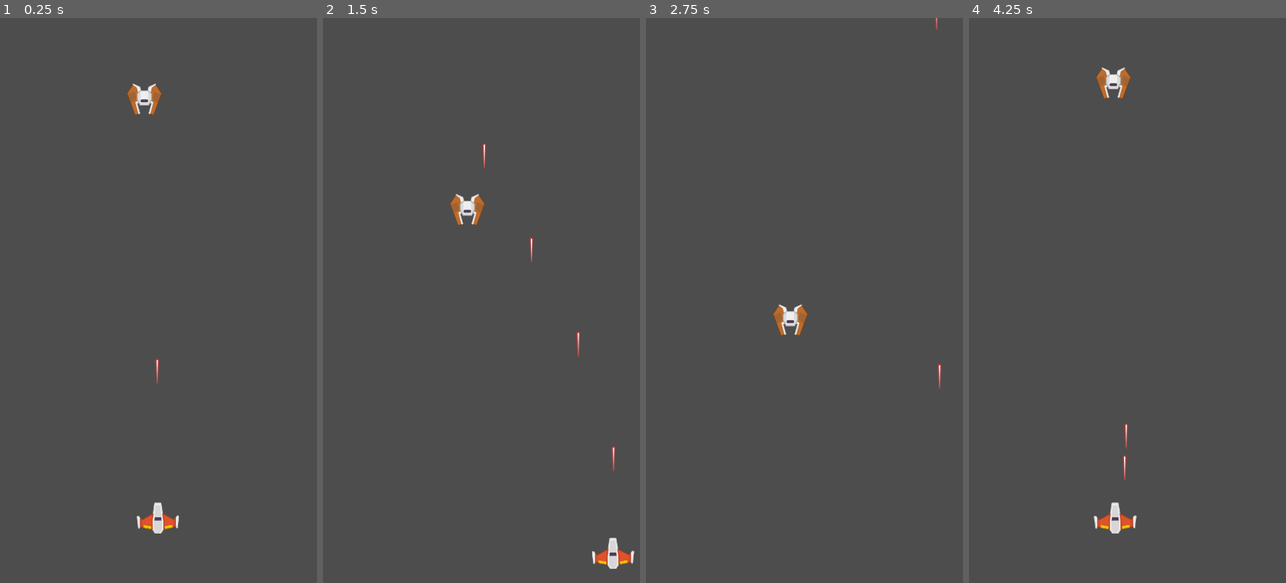
Above: before the commit, frames 1-4 (left to right).
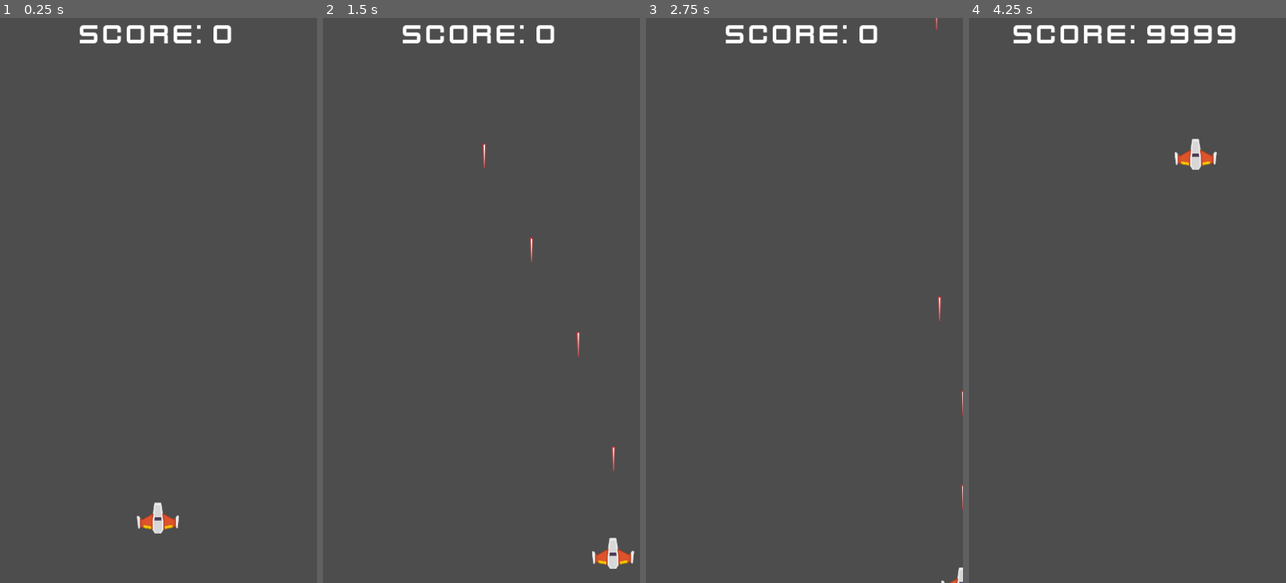
Above: after the commit, the same moments.

Repository: philip22203/Game-design-space-shooter
Game: Godot game, scene res://Scenes/game.tscn
Same seed, same stepped clock (60 frames per second), same inputs: the game is played once before the commit and once after it.
Inputs:
- Up to frame 1 (0.25 s): no input
- Up to frame 2 (1.5 s): hold D (move_right) 0.53-1.28 s; hold Space (shoot) 0.53-1.28 s; hold S (move_down) from 1.28 s (still down); tap Space (shoot) at 1.35 s
- Up to frame 3 (2.75 s): release S (move_down) at 2.03 s; hold D (move_right) from 2.03 s (still down); hold Space (shoot) from 2.03 s (still down)
- Up to frame 4 (4.25 s): release D (move_right) at 2.78 s; release Space (shoot) at 2.78 s; hold W (move_up) 2.78-3.53 s; tap Space (shoot) at 2.85 s; hold A (move_left) from 3.53 s (still down); hold Space (shoot) from 3.53 s (still down); tap R (reset) at 4.15 s

The runs differ from the first frame. In frame 1, 1.2% of the frame differs, in the area x 25-74%, y 1-65%; in frame 2, 1.2%; in frame 3, 1.4%; in frame 4, 2.5%, in the area x 14-85%, y 1-92%.
Error after the commit: Parse Error: Class "Enemy" hides a global script class. (res://scripts/enemy.gd:1)

Commit message:
Fixed enemies and added highscore

Diff:
--- /dev/null
+++ b/Scenes/diver_enemy.tscn
@@ -0,0 +1,13 @@
+[gd_scene load_steps=3 format=3 uid="uid://bmmo7yn5hqsk6"]
+
+[ext_resource type="PackedScene" uid="uid://byoj34si2dw6b" path="res://Scenes/enemy.tscn" id="1_p0a4v"]
+[ext_resource type="Texture2D" uid="uid://dph6v7x83eq4k" path="res://assets/PNG/Enemies/enemyRed5.png" id="2_5yc8r"]
+
+[node name="DiverEnemy" instance=ExtResource("1_p0a4v")]
+speed = 410
+hp = 1
+points = 200
+
+[node name="Sprite" parent="." index="0"]
+scale = Vector2(0.5, 0.5)
+texture = ExtResource("2_5yc8r")
--- a/Scenes/enemy.tscn
+++ b/Scenes/enemy.tscn
@@ -1,20 +1,26 @@
 [gd_scene load_steps=4 format=3 uid="uid://byoj34si2dw6b"]
 
 [ext_resource type="Script" path="res://scripts/enemy.gd" id="1_uq61t"]
-[ext_resource type="Texture2D" uid="uid://7hjf3t20cu2t" path="res://assets/PNG/Enemies/enemyRed1.png" id="1_vp48m"]
+[ext_resource type="Texture2D" uid="uid://bypwb7vt46rul" path="res://assets/PNG/Enemies/enemyRed3.png" id="2_u0ed0"]
 
 [sub_resource type="CircleShape2D" id="CircleShape2D_6ydgk"]
-radius = 31.0161
+radius = 22.2036
 
 [node name="Enemy" type="Area2D"]
+collision_layer = 2
+collision_mask = 5
 script = ExtResource("1_uq61t")
+hp = 2
 
-[node name="Sprite2D" type="Sprite2D" parent="."]
+[node name="Sprite" type="Sprite2D" parent="."]
 scale = Vector2(0.65, 0.65)
-texture = ExtResource("1_vp48m")
+texture = ExtResource("2_u0ed0")
 
 [node name="CollisionShape2D" type="CollisionShape2D" parent="."]
 shape = SubResource("CircleShape2D_6ydgk")
 
 [node name="VisibleOnScreenNotifier2D" type="VisibleOnScreenNotifier2D" parent="."]
 position = Vector2(0, -59)
+
+[connection signal="body_entered" from="." to="." method="_on_body_entered"]
+[connection signal="screen_exited" from="VisibleOnScreenNotifier2D" to="." method="_on_visible_on_screen_notifier_2d_screen_exited"]
--- a/Scenes/game.tscn
+++ b/Scenes/game.tscn
@@ -1,12 +1,25 @@
-[gd_scene load_steps=5 format=3 uid="uid://c8kk4mri7wx2o"]
+[gd_scene load_steps=7 format=3 uid="uid://c8kk4mri7wx2o"]
 
 [ext_resource type="Script" path="res://Scripts/game.gd" id="1_q3fy0"]
 [ext_resource type="PackedScene" uid="uid://dl77112r1wir3" path="res://Scenes/player.tscn" id="2_upd3x"]
-[ext_resource type="PackedScene" uid="uid://dj8x5fjp5780x" path="res://Scenes/laser.tscn" id="3_63deh"]
 [ext_resource type="PackedScene" uid="uid://byoj34si2dw6b" path="res://Scenes/enemy.tscn" id="4_j4xbt"]
+[ext_resource type="PackedScene" uid="uid://crfs6bki3p1r5" path="res://Scenes/hud.tscn" id="4_j6xng"]
+[ext_resource type="PackedScene" uid="uid://bmmo7yn5hqsk6" path="res://Scenes/diver_enemy.tscn" id="4_y2odm"]
+[ext_resource type="PackedScene" uid="uid://dg7yuo0ovhcxf" path="res://Scenes/game_over_screen.tscn" id="5_yniy4"]
 
 [node name="Game" type="Node2D"]
 script = ExtResource("1_q3fy0")
+enemy_scenes = Array[PackedScene]([ExtResource("4_j4xbt"), ExtResource("4_y2odm")])
+
+[node name="UILayer" type="CanvasLayer" parent="."]
+
+[node name="HUD" parent="UILayer" instance=ExtResource("4_j6xng")]
+
+[node name="GameOverScreen" parent="UILayer" instance=ExtResource("5_yniy4")]
+visible = false
+
+[node name="EnemySpawnTimer" type="Timer" parent="."]
+autostart = true
 
 [node name="player" parent="." instance=ExtResource("2_upd3x")]
 position = Vector2(407, 232)
@@ -14,10 +27,8 @@
 [node name="playerspawnpos" type="Marker2D" parent="."]
 position = Vector2(270, 850)
 
-[node name="Laser" parent="." instance=ExtResource("3_63deh")]
-position = Vector2(268, 772)
-
 [node name="LaserContainer" type="Node2D" parent="."]
 
-[node name="Enemy" parent="." instance=ExtResource("4_j4xbt")]
-position = Vector2(246, 101)
+[node name="EnemyContainer" type="Node2D" parent="."]
+
+[connection signal="timeout" from="EnemySpawnTimer" to="." method="_on_enemy_spawn_timer_timeout"]
--- /dev/null
+++ b/Scenes/game_over_screen.tscn
@@ -0,0 +1,120 @@
+[gd_scene load_steps=6 format=3 uid="uid://dg7yuo0ovhcxf"]
+
+[ext_resource type="FontFile" uid="uid://hn6vmqp0yhos" path="res://assets/Bonus/kenvector_future.ttf" id="1_djyyy"]
+[ext_resource type="Script" path="res://scripts/game_over_screen.gd" id="1_sffrk"]
+
+[sub_resource type="StyleBoxFlat" id="StyleBoxFlat_5d5j4"]
+bg_color = Color(0, 0.45, 0.6, 1)
+corner_radius_top_left = 25
+corner_radius_top_right = 25
+corner_radius_bottom_right = 25
+corner_radius_bottom_left = 25
+
+[sub_resource type="LabelSettings" id="LabelSettings_v83hi"]
+font = ExtResource("1_djyyy")
+font_size = 52
+
+[sub_resource type="LabelSettings" id="LabelSettings_6mhap"]
+font = ExtResource("1_djyyy")
+font_size = 34
+
+[node name="GameOverScreen" type="Control"]
+layout_mode = 3
+anchors_preset = 15
+anchor_right = 1.0
+anchor_bottom = 1.0
+grow_horizontal = 2
+grow_vertical = 2
+script = ExtResource("1_sffrk")
+
+[node name="ColorRect" type="ColorRect" parent="."]
+layout_mode = 1
+anchors_preset = 15
+anchor_right = 1.0
+anchor_bottom = 1.0
+grow_horizontal = 2
+grow_vertical = 2
+color = Color(0, 0, 0, 0.490196)
+
+[node name="Panel" type="Panel" parent="."]
+layout_mode = 1
+anchors_preset = 8
+anchor_left = 0.5
+anchor_top = 0.5
+anchor_right = 0.5
+anchor_bottom = 0.5
+offset_left = -226.0
+offset_top = -263.0
+offset_right = 225.0
+offset_bottom = 102.0
+grow_horizontal = 2
+grow_vertical = 2
+theme_override_styles/panel = SubResource("StyleBoxFlat_5d5j4")
+
+[node name="GameOver" type="Label" parent="Panel"]
+layout_mode = 1
+anchors_preset = 5
+anchor_left = 0.5
+anchor_right = 0.5
+offset_left = -170.0
+offset_top = 51.0
+offset_right = 158.0
+offset_bottom = 104.0
+grow_horizontal = 2
+text = "Game Over"
+label_settings = SubResource("LabelSettings_v83hi")
+
+[node name="HighScore" type="Label" parent="Panel"]
+layout_mode = 1
+anchors_preset = 8
+anchor_left = 0.5
+anchor_top = 0.5
+anchor_right = 0.5
+anchor_bottom = 0.5
+offset_left = -175.0
+offset_top = -74.5
+offset_right = 164.0
+offset_bottom = -21.5
+grow_horizontal = 2
+grow_vertical = 2
+text = "HI-Score: 9999"
+label_settings = SubResource("LabelSettings_6mhap")
+horizontal_alignment = 1
+vertical_alignment = 1
+
+[node name="Score" type="Label" parent="Panel"]
+layout_mode = 1
+anchors_preset = 8
+anchor_left = 0.5
+anchor_top = 0.5
+anchor_right = 0.5
+anchor_bottom = 0.5
+offset_left = -174.0
+offset_top = -17.0
+offset_right = 165.0
+offset_bottom = 36.0
+grow_horizontal = 2
+grow_vertical = 2
+text = "Score: 9999"
+label_settings = SubResource("LabelSettings_6mhap")
+horizontal_alignment = 1
+vertical_alignment = 1
+
+[node name="RestartButton" type="Button" parent="Panel"]
+layout_mode = 1
+anchors_preset = 8
+anchor_left = 0.5
+anchor_top = 0.5
+anchor_right = 0.5
+anchor_bottom = 0.5
+offset_left = -115.5
+offset_top = 66.5
+offset_right = 101.5
+offset_bottom = 145.5
+grow_horizontal = 2
+grow_vertical = 2
+theme_override_fonts/font = ExtResource("1_djyyy")
+theme_override_font_sizes/font_size = 35
+text = "RETRY"
+
+[connection signal="pressed" from="Panel/RestartButton" to="." method="_on_restart_button_pressed"]
--- /dev/null
+++ b/Scenes/hud.tscn
@@ -0,0 +1,28 @@
+[gd_scene load_steps=4 format=3 uid="uid://crfs6bki3p1r5"]
+
+[ext_resource type="Script" path="res://scripts/hud.gd" id="1_88w02"]
+[ext_resource type="FontFile" uid="uid://hn6vmqp0yhos" path="res://assets/Bonus/kenvector_future.ttf" id="2_xholh"]
+
+[sub_resource type="LabelSettings" id="LabelSettings_j11ms"]
+font = ExtResource("2_xholh")
+font_size = 48
+
+[node name="HUD" type="Control"]
+layout_mode = 3
+anchors_preset = 15
+anchor_right = 1.0
+anchor_bottom = 1.0
+grow_horizontal = 2
+grow_vertical = 2
+script = ExtResource("1_88w02")
+
+[node name="Score" type="Label" parent="."]
+layout_mode = 1
+anchors_preset = 10
+anchor_right = 1.0
+offset_bottom = 23.0
+grow_horizontal = 2
+text = "SCORE: 9999"
+label_settings = SubResource("LabelSettings_j11ms")
+horizontal_alignment = 1
+vertical_alignment = 1
--- a/Scenes/laser.tscn
+++ b/Scenes/laser.tscn
@@ -8,6 +8,8 @@
 height = 44.0
 
 [node name="Laser" type="Area2D"]
+collision_layer = 4
+collision_mask = 2
 script = ExtResource("1_kgyhq")
 
 [node name="Sprite2D" type="Sprite2D" parent="."]
@@ -23,4 +25,5 @@
 position = Vector2(0, 16)
 scale = Vector2(0.65, 0.35)
 
+[connection signal="area_entered" from="." to="." method="_on_area_entered"]
 [connection signal="screen_exited" from="VisibleOnScreenNotifier2D" to="." method="_on_visible_on_screen_notifier_2d_screen_exited"]
--- a/Scenes/player.tscn
+++ b/Scenes/player.tscn
@@ -4,6 +4,7 @@
 [ext_resource type="Texture2D" uid="uid://eaeh8iror8b3" path="res://assets/PNG/playerShip1_orange.png" id="2_u2n3o"]
 
 [node name="player" type="CharacterBody2D" groups=["player"]]
+collision_mask = 2
 motion_mode = 1
 script = ExtResource("1_xi2ge")
 
--- a/Scripts/enemy.gd
+++ b/Scripts/enemy.gd
@@ -1,6 +1,27 @@
-extends Area2D
+class_name Enemy extends Area2D
+
+signal killed(points)
 
 @export var speed = 150
+@export var hp = 1
+@export var points = 100
 
 func _physics_process(delta):
 	global_position.y += speed * delta
+
+func die():
+	queue_free()
+
+func _on_body_entered(body):
+	if body is Player:
+		body.die()
+		die()
+
+func _on_visible_on_screen_notifier_2d_screen_exited():
+	queue_free()
+
+func take_damage(amount):
+	hp -= amount
+	if hp <= 0:
+		killed.emit(points)
+		die()
--- a/Scripts/game.gd
+++ b/Scripts/game.gd
@@ -1,15 +1,40 @@
 extends Node2D
+
+@export var enemy_scenes: Array[PackedScene] = []
 
 @onready var player_spawn_pos = $playerspawnpos
 @onready var laser_container = $LaserContainer
+@onready var timer = $EnemySpawnTimer
+@onready var enemy_container = $EnemyContainer
+@onready var hud = $UILayer/HUD
+@onready var gos = $UILayer/GameOverScreen
 
 var player = null
+var score := 0:
+	set(value):
+		score = value
+		hud.score = score
+var high_score
 
 func _ready():
+	var save_file = FileAccess.open("user://save.data", FileAccess.READ)
+	if save_file!=null:
+		high_score = save_file.got_32()
+	else:
+		high_score = 0
+		save_game()
+
+	score = 0
+	hud.score = 0
 	player = get_node("player")
 	assert(player!=null)
 	player.global_position = player_spawn_pos.global_position
 	player.laser_shot.connect(_on_player_laser_shot)
+	player.killed.connect(_on_player_killed)
+
+func save_game():
+	var save_file = FileAccess.open("user://save.data", FileAccess.WRITE)
+	save_file.store_32(high_score)
 
 func _process(delta):
 	if Input.is_action_just_pressed("quit"):
@@ -21,3 +46,21 @@
 	var laser = laser_scene.instantiate()
 	laser.global_position = location
 	laser_container.add_child(laser)
+
+func _on_enemy_spawn_timer_timeout():
+	var e = enemy_scenes.pick_random().instantiate()
+	e.global_position = Vector2(randf_range(50, 500), -50)
+	e.killed.connect(_on_enemy_killed)
+	enemy_container.add_child(e)
+
+func _on_enemy_killed(points):
+	score += points
+	if score > high_score:
+		high_score = score
+
+func _on_player_killed():
+	gos.set_score(score)
+	gos.set_high_score(high_score)
+	save_game()
+	await get_tree().create_timer(1.5).timeout
+	gos.visible = true
--- /dev/null
+++ b/Scripts/game_over_screen.gd
@@ -0,0 +1,10 @@
+extends Control
+
+func _on_restart_button_pressed():
+	get_tree().reload_current_scene()
+
+func set_score(value):
+	$Panel/Score.text = "Score: " + str(value)
+
+func set_high_score(value):
+	$Panel/HighScore.text = "Hi-Score: " + str(value)
--- /dev/null
+++ b/Scripts/hud.gd
@@ -0,0 +1,5 @@
+extends Control
+
+@onready var score = $Score:
+	set(value):
+		score.text = "Score: " + str(value)
--- a/Scripts/laser.gd
+++ b/Scripts/laser.gd
@@ -1,9 +1,15 @@
 extends Area2D
 
 @export var speed = 600
+@export var damage = 1
 
 func _physics_process(delta):
 	global_position.y += -speed * delta
 
 func _on_visible_on_screen_notifier_2d_screen_exited():
 	queue_free()
+
+func _on_area_entered(area):
+	if area is Enemy:
+		area.take_damage(damage)
+		queue_free()
--- a/Scripts/player.gd
+++ b/Scripts/player.gd
@@ -1,6 +1,7 @@
-extends CharacterBody2D
+class_name Player extends CharacterBody2D
 
 signal laser_shot(laser_scene, location)
+signal killed
 
 @export var speed = 300
 
@@ -23,5 +24,12 @@
 	velocity = direction * speed
 	move_and_slide()
 
+	global_position = global_position.clamp(Vector2.ZERO, get_viewport_rect().size)
+
 func shoot():
 	laser_shot.emit(laser_scene, muzzle.global_position)
+
+
+func die():
+	killed.emit()
+	queue_free()
--- a/project.godot
+++ b/project.godot
@@ -58,3 +58,9 @@
 "events": [Object(InputEventKey,"resource_local_to_scene":false,"resource_name":"","device":-1,"window_id":0,"alt_pressed":false,"shift_pressed":false,"ctrl_pressed":false,"meta_pressed":false,"pressed":false,"keycode":0,"physical_keycode":32,"key_label":0,"unicode":32,"echo":false,"script":null)
 ]
 }
+
+[layer_names]
+
+2d_physics/layer_1="player"
+2d_physics/layer_2="enemy"
+2d_physics/layer_3="laser"
